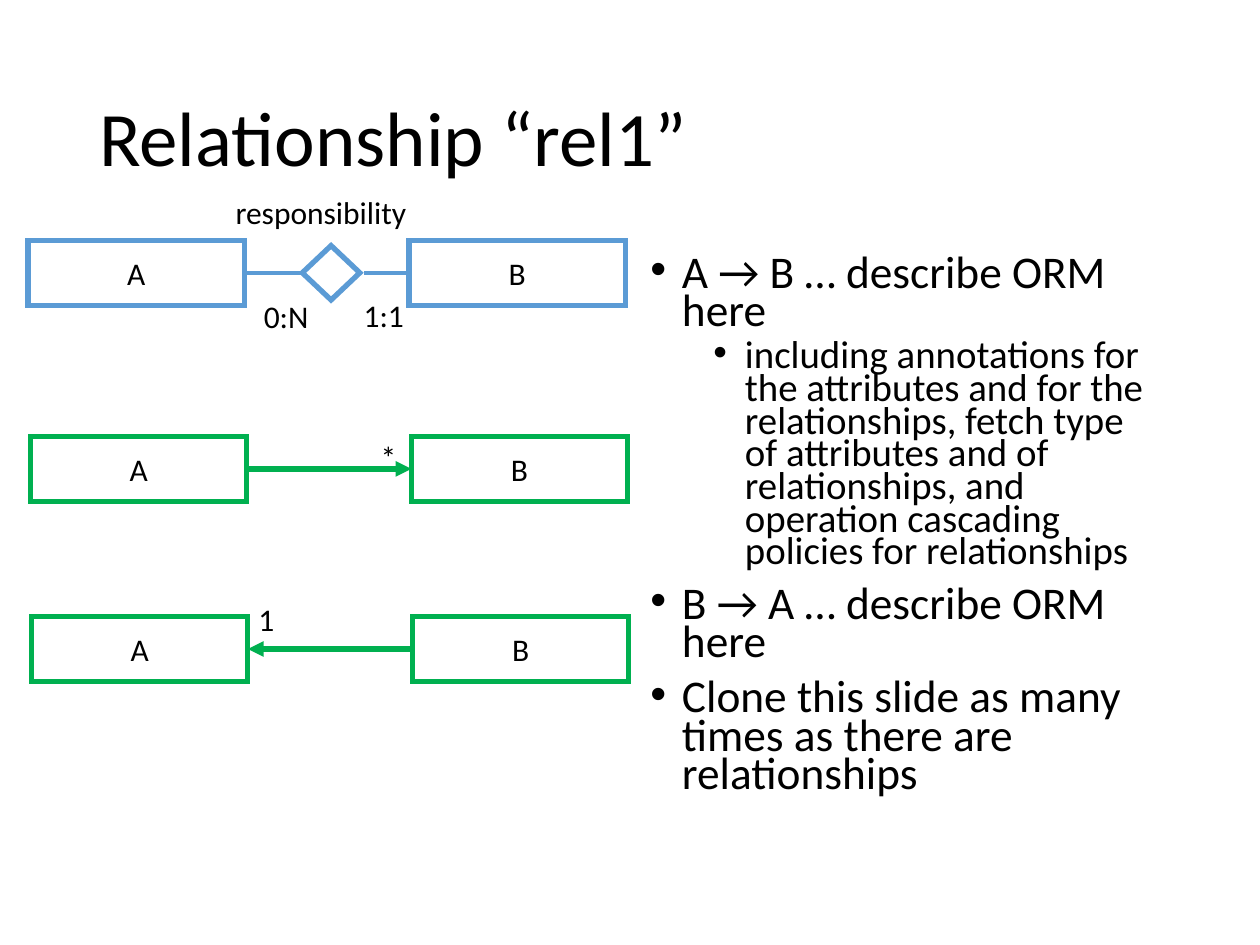
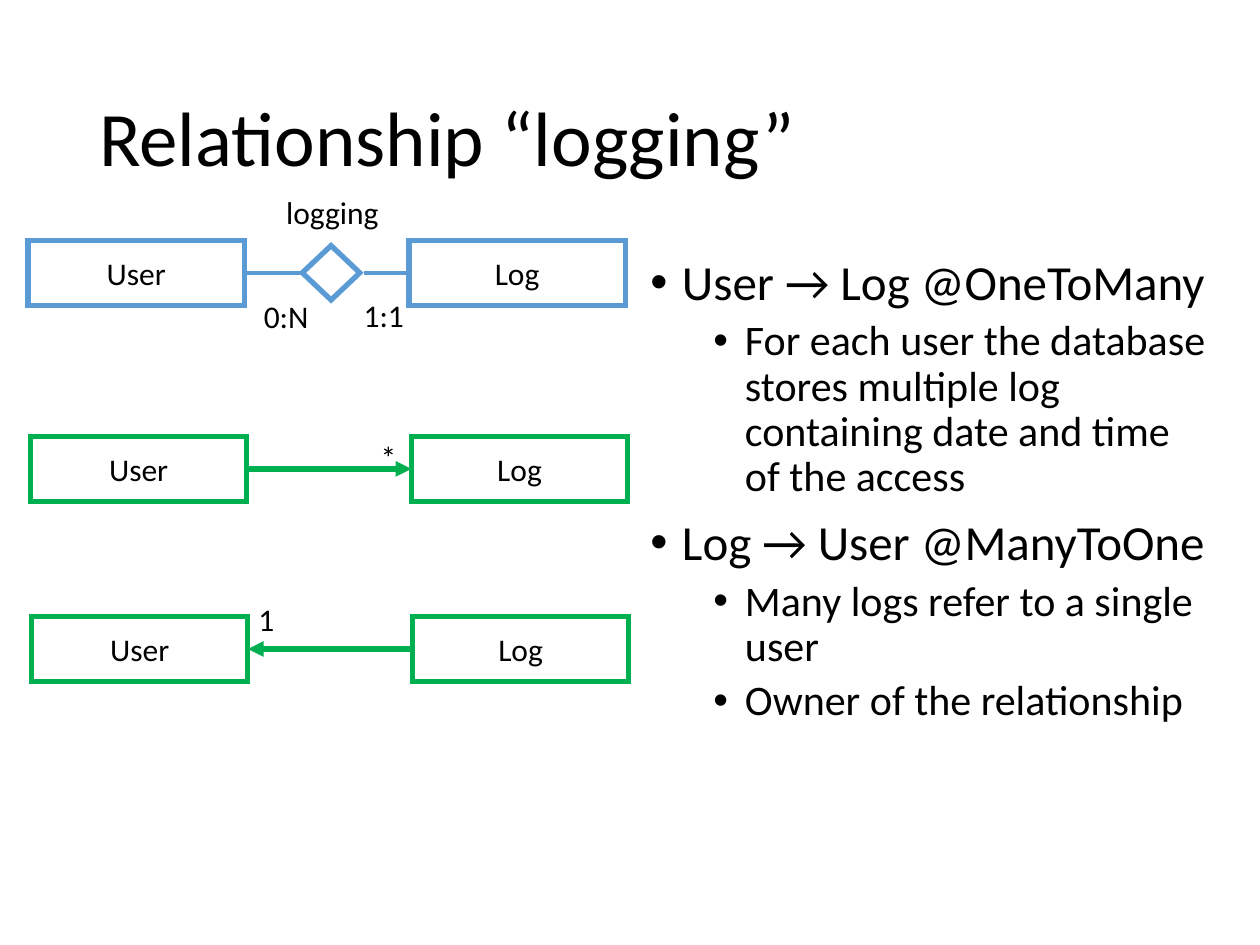
Before and after one commit to Danielededo/Gamified-marketing-application-DB2, a slide deck: slide 7 of Documentation/Presentation.pptx. Drawn at 1260x945 pixels with LibreOffice and Linux fonts; fonts in the diff are those of the drawing. Boxes give left, top, right and bottom in pixels: in the first picture for what was removed or moved away, otherwise in the second. Text is boxed around its words. In the diff, an @@ line names an element or a change of style, - is before the commit and + after.

```diff
--- a/Documentation/Presentation.pptx
+++ b/Documentation/Presentation.pptx
@@ title at <box>99,110,795,180</box>: text changed @@
-Relationship “rel1”
+Relationship “logging”
@@ text at <box>286,202,378,230</box>: text changed @@
-responsibility
+logging
@@ text in rectangle at <box>107,264,166,286</box>: text changed @@
-A
+User
@@ text in rectangle at <box>495,264,540,291</box>: text changed @@
-B
+Log
@@ text at <box>682,268,1205,722</box>: text changed; size 22.2 to 24 pt @@
-• A → B … describe ORM here
-  • including annotations for the attributes and for the relationships, fetch type of attributes and of relationships, and operation cascading policies for relationships
-• B → A … describe ORM here
-• Clone this slide as many times as there are relationships
+• User → Log @OneToMany
+  • For each user the database stores multiple log containing date and time of the access
+• Log → User @ManyToOne
+  • Many logs refer to a single user
+  • Owner of the relationship
@@ text in rectangle at <box>109,460,168,482</box>: text changed @@
-A
+User
@@ text in rectangle at <box>497,460,542,487</box>: text changed @@
-B
+Log
@@ text in rectangle at <box>110,640,169,662</box>: text changed @@
-A
+User
@@ text in rectangle at <box>498,640,543,667</box>: text changed @@
-B
+Log
```
Also in this commit, not shown: 1 other slide changed, 5 slides added.
